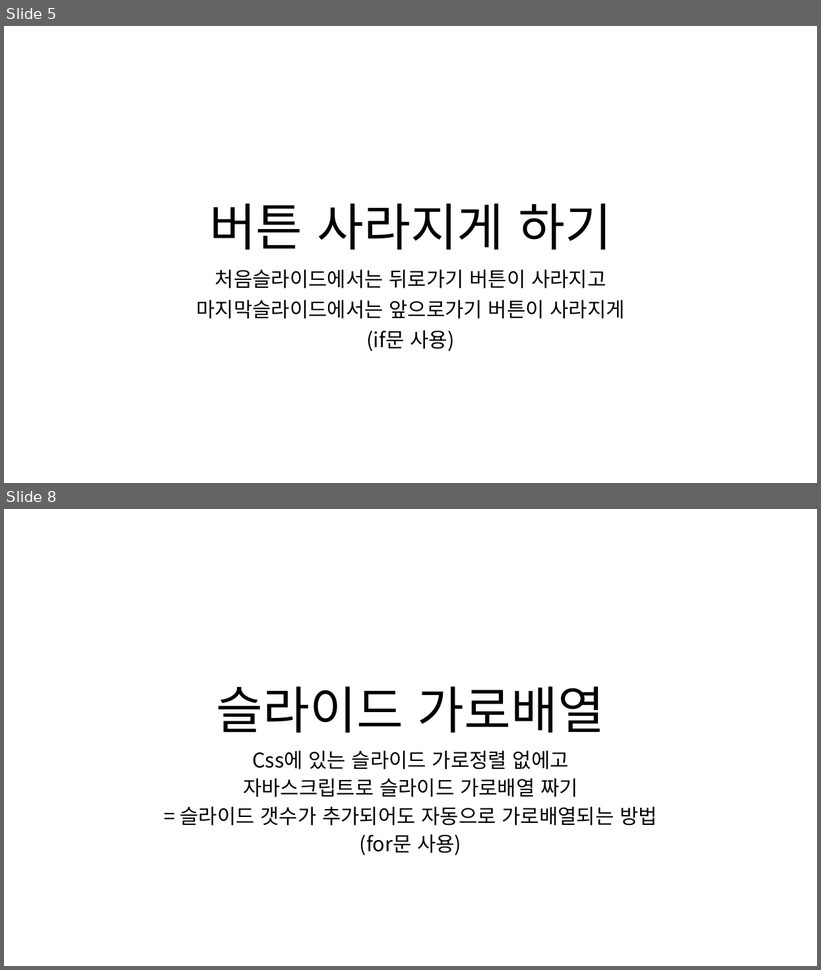
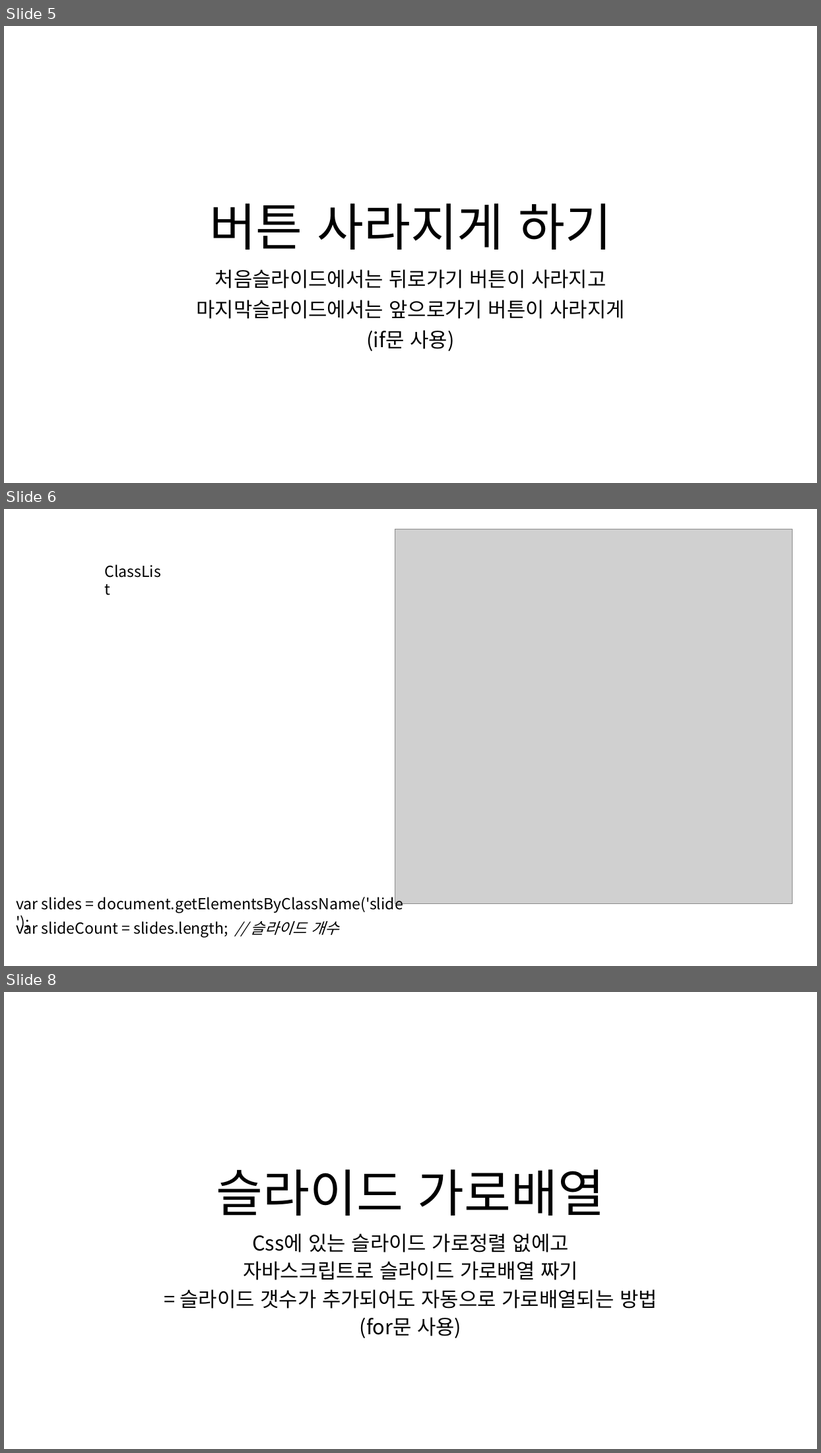
Before and after one commit to lsh58/Javascript, a slide deck: study/ex03_제작/추가내용.pptx. Shown one above the other, each under a label of ours: slides 5 and 8 before the commit, slides 5, 6 and 8 after it; the slides between them are not shown. The pictures are 821x970 and 821x1453 pixels, drawn with LibreOffice and Linux fonts; fonts in the diff are those of the drawing; grey boxes stand for pictures. Boxes give left, top, right and bottom in pixels: in the first picture for what was removed or moved away, otherwise in the second. Text is boxed around its words. In the diff, an @@ line names an element or a change of style, - is before the commit and + after.

```diff
--- a/study/ex03_제작/추가내용.pptx
+++ b/study/ex03_제작/추가내용.pptx
@@ slide 6 added at <box>4,509,817,966</box>, background #FFFFFF @@
@@ picture added at <box>395,529,793,904</box> @@
@@ text added at <box>98,559,169,584</box>, 18 pt, text #000000 @@
+ClassList
@@ text added at <box>16,894,403,914</box>, 18 pt, text #000000 @@
+var slides = document.getElementsByClassName('slide');
@@ text added at <box>16,919,339,938</box>, 18 pt, text #000000 @@
+var slideCount = slides.length; // 슬라이드 개수
```
Also in this commit, not shown: 5 slides changed, 1 slide removed, 2 other files.
